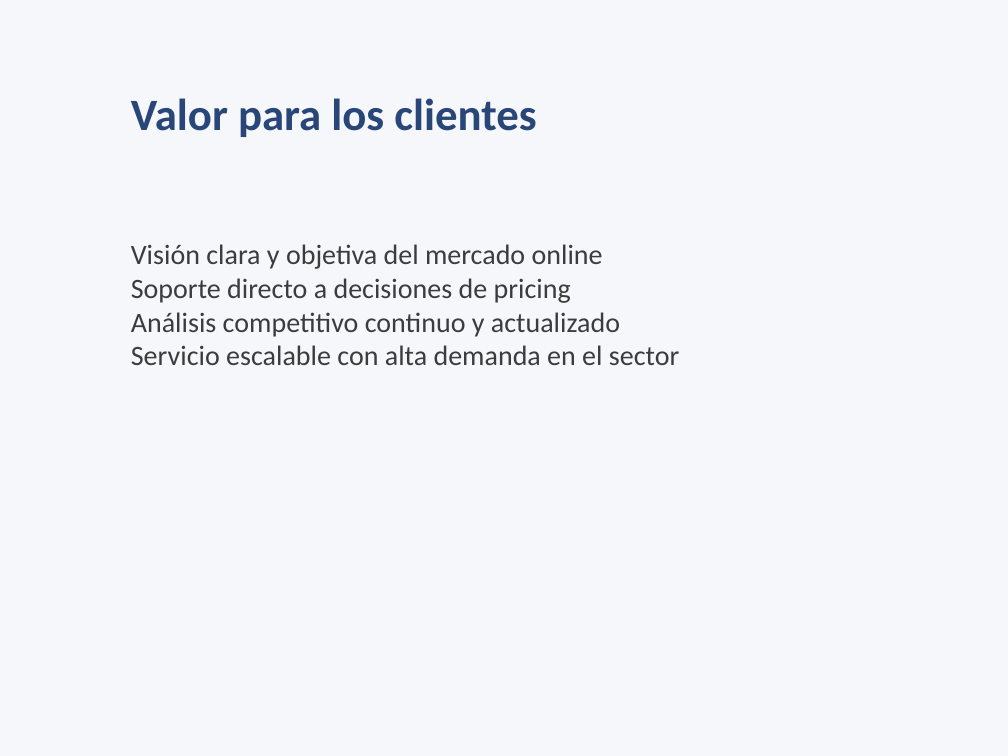
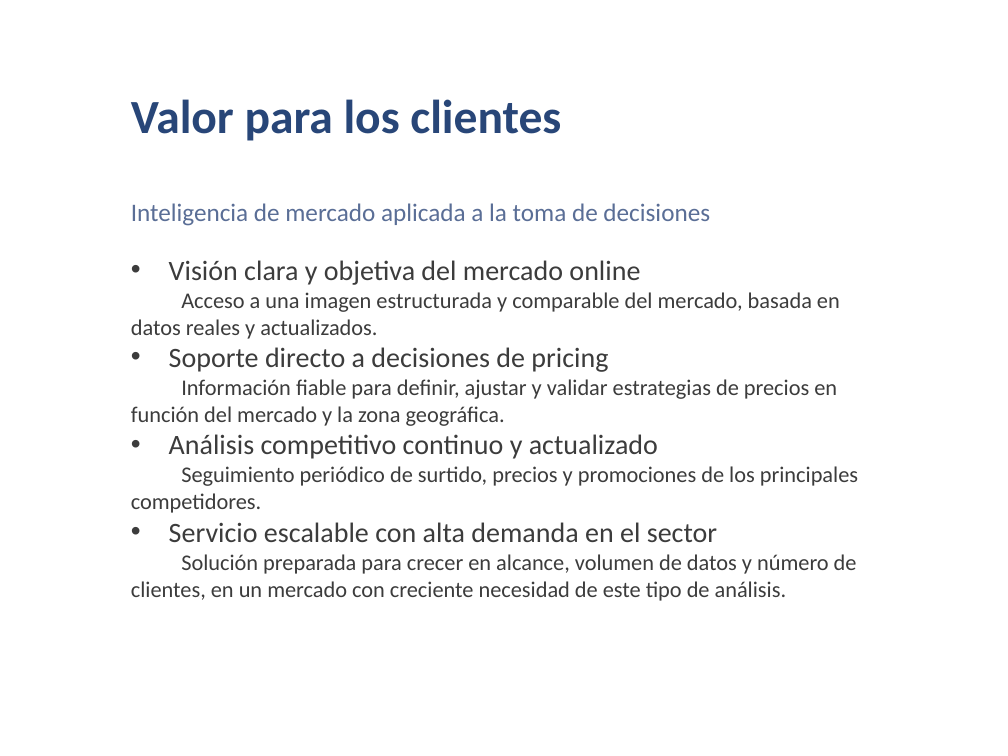
Before and after one commit to egarde-git/proyecto-curso, a slide deck: slide 8 of PresentacionProyecto.pptx. Drawn at 1008x756 pixels with LibreOffice and Linux fonts; fonts in the diff are those of the drawing. Boxes give left, top, right and bottom in pixels: in the first picture for what was removed or moved away, otherwise in the second. Text is boxed around its words. In the diff, an @@ line names an element or a change of style, - is before the commit and + after.

```diff
--- a/PresentacionProyecto.pptx
+++ b/PresentacionProyecto.pptx
@@ background #F5F7FA to #FFFFFF @@
@@ text "Valor para los clientes" at <box>131,99,561,141</box>: size 32 to 34 pt @@
@@ text added at <box>131,203,710,226</box>, 18 pt, text #5A6E96 @@
+Inteligencia de mercado aplicada a la toma de decisiones
@@ text "Visión clara y objetiva del ...": place and size @@
-text "Visión clara y objetiva del ..." at <box>131,244,679,365</box>
+text "Visión clara y objetiva del ..." at <box>131,260,858,601</box>
@@ text at <box>169,260,717,542</box>: bullet none to • @@
@@ text at <box>131,292,840,339</box>: paragraph added @@
+Acceso a una imagen estructurada y comparable del mercado, basada en datos reales y actualizados.
@@ text at <box>131,379,837,426</box>: paragraph added @@
+Información fiable para definir, ajustar y validar estrategias de precios en función del mercado y la zona geográfica.
@@ text at <box>131,466,858,513</box>: paragraph added @@
+Seguimiento periódico de surtido, precios y promociones de los principales competidores.
@@ text at <box>131,554,857,601</box>: paragraph added @@
+Solución preparada para crecer en alcance, volumen de datos y número de clientes, en un mercado con creciente necesidad de este tipo de análisis.
```
Also in this commit, not shown: 8 other slides changed.
